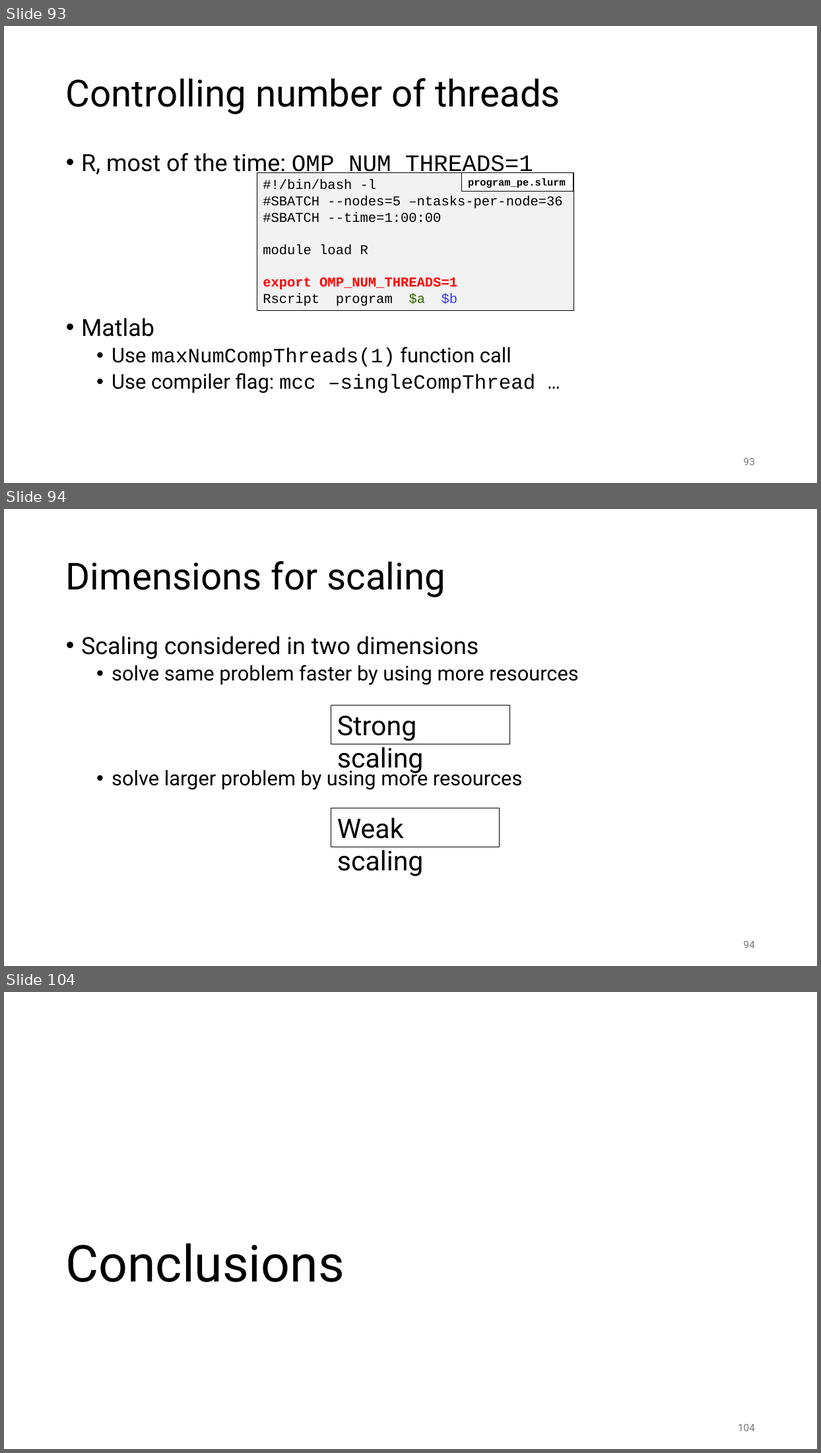
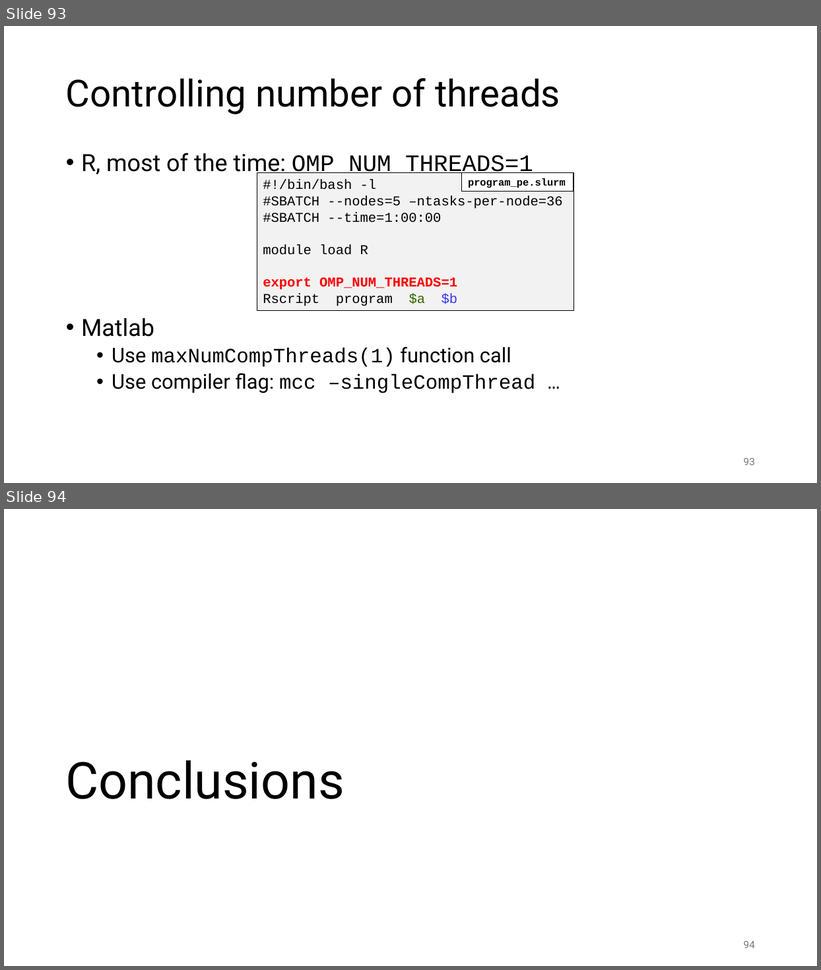
Before and after one commit to gjbex/Workflows-for-HPC, a slide deck: workflow_for_HPC.pptx. Shown one above the other, each under a label of ours: slides 93, 94 and 104 before the commit, slides 93 and 94 after it; the slides between them are not shown. The pictures are 821x1453 and 821x970 pixels, drawn with LibreOffice and Linux fonts; fonts in the diff are those of the drawing. Boxes give left, top, right and bottom in pixels: in the first picture for what was removed or moved away, otherwise in the second. Text is boxed around its words. In the diff, an @@ line names an element or a change of style, - is before the commit and + after.

Commit message:
Remove slides on scaling
This is covered extensively in "Best practices for data science on HPC".

```diff
--- a/workflow_for_HPC.pptx
+++ b/workflow_for_HPC.pptx
@@ slide 94 removed at (4,509,817,966), background #FFFFFF @@
@@ title removed at (66,561,446,597) @@
-Dimensions for scaling
@@ text removed at (81,636,578,790) @@
-• Scaling considered in two dimensions
-  • solve same problem faster by using more resources
-  • solve larger problem by using more resources
@@ rectangle removed at (331,706,510,745) @@
-Strong scaling
@@ rectangle removed at (331,809,499,848) @@
-Weak scaling
@@ page number removed at (744,941,755,949) @@
-94
@@ what was slide 104 is now slide 94 @@
@@ page number at (744,941,755,949): text changed @@
-104
+94
```
Also in this commit, not shown: 9 other slides removed.
